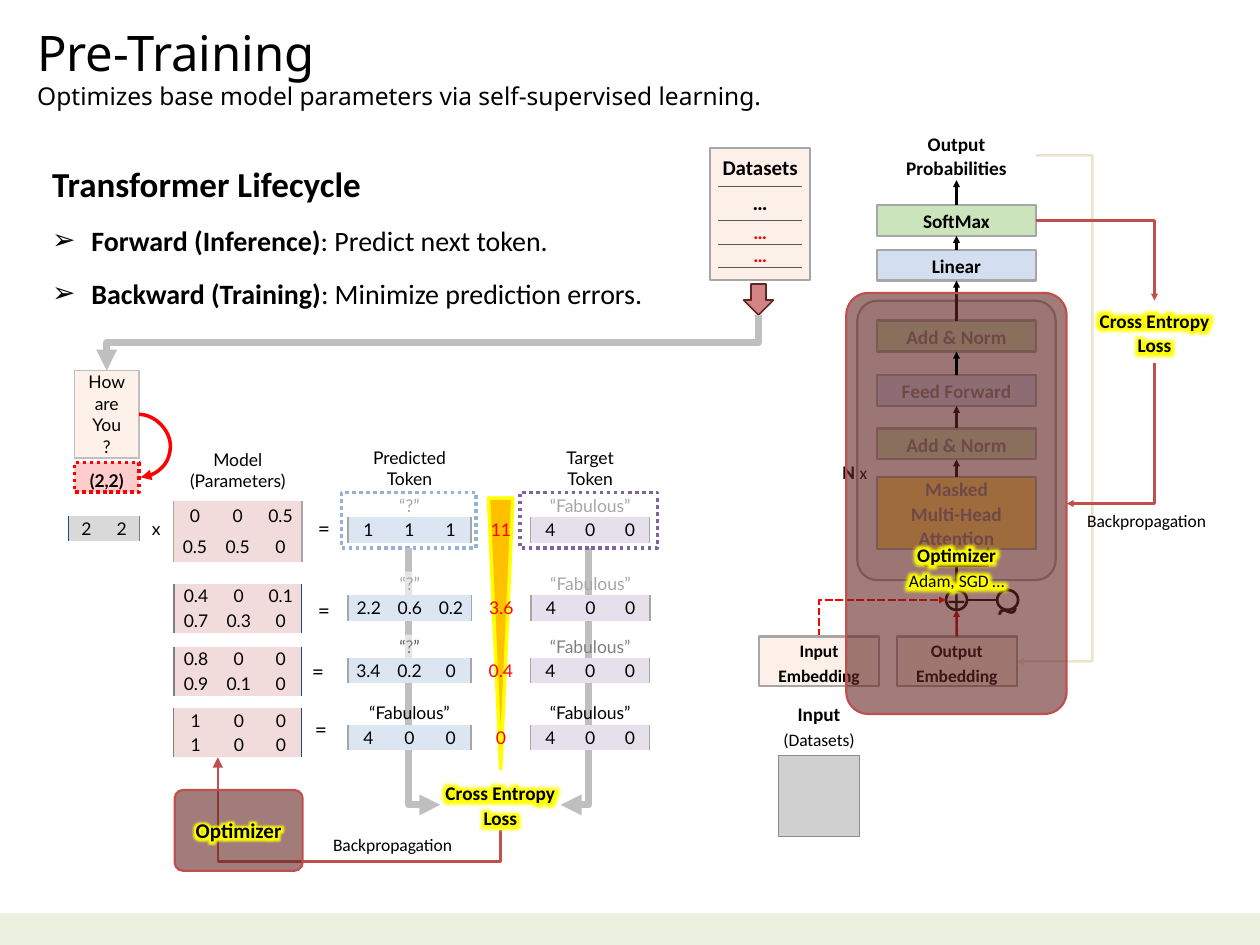
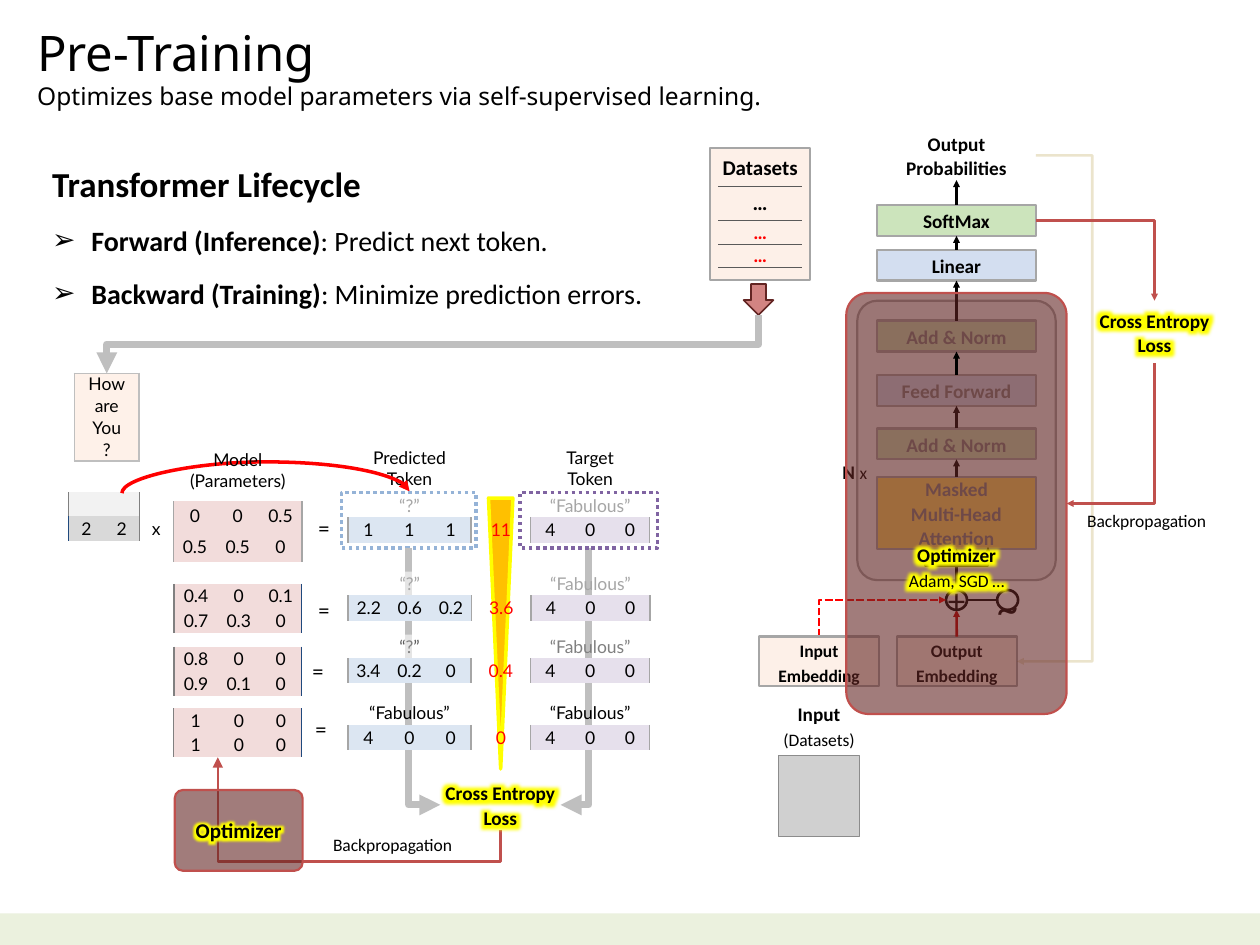
Before and after one commit to navibator/crazy-ai, a slide deck: slide 16 of ai-gemma.pptx. Drawn at 1260x945 pixels with LibreOffice and Linux fonts; fonts in the diff are those of the drawing; grey boxes stand for pictures. Boxes give left, top, right and bottom in pixels: in the first picture for what was removed or moved away, otherwise in the second. Text is boxed around its words. In the diff, an @@ line names an element or a change of style, - is before the commit and + after.

```diff
--- a/ai-gemma.pptx
+++ b/ai-gemma.pptx
@@ elbow arrow (759, 315) - (107, 373): route changed @@
@@ rectangle removed at <box>74,462,139,493</box> @@
-(2,2)
@@ curved arrow moved from (139, 415) - (141, 478) to (122, 493) - (410, 491) @@
@@ table at <box>69,493,174,541</box> @@
@@ borders changed @@
```
Also in this commit, not shown: 3 other slides changed.
